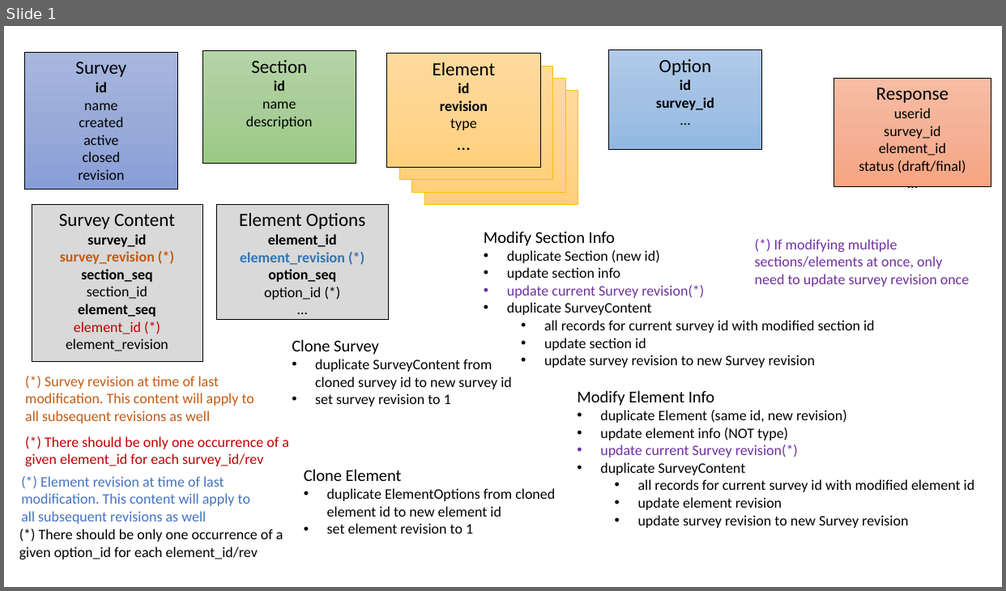
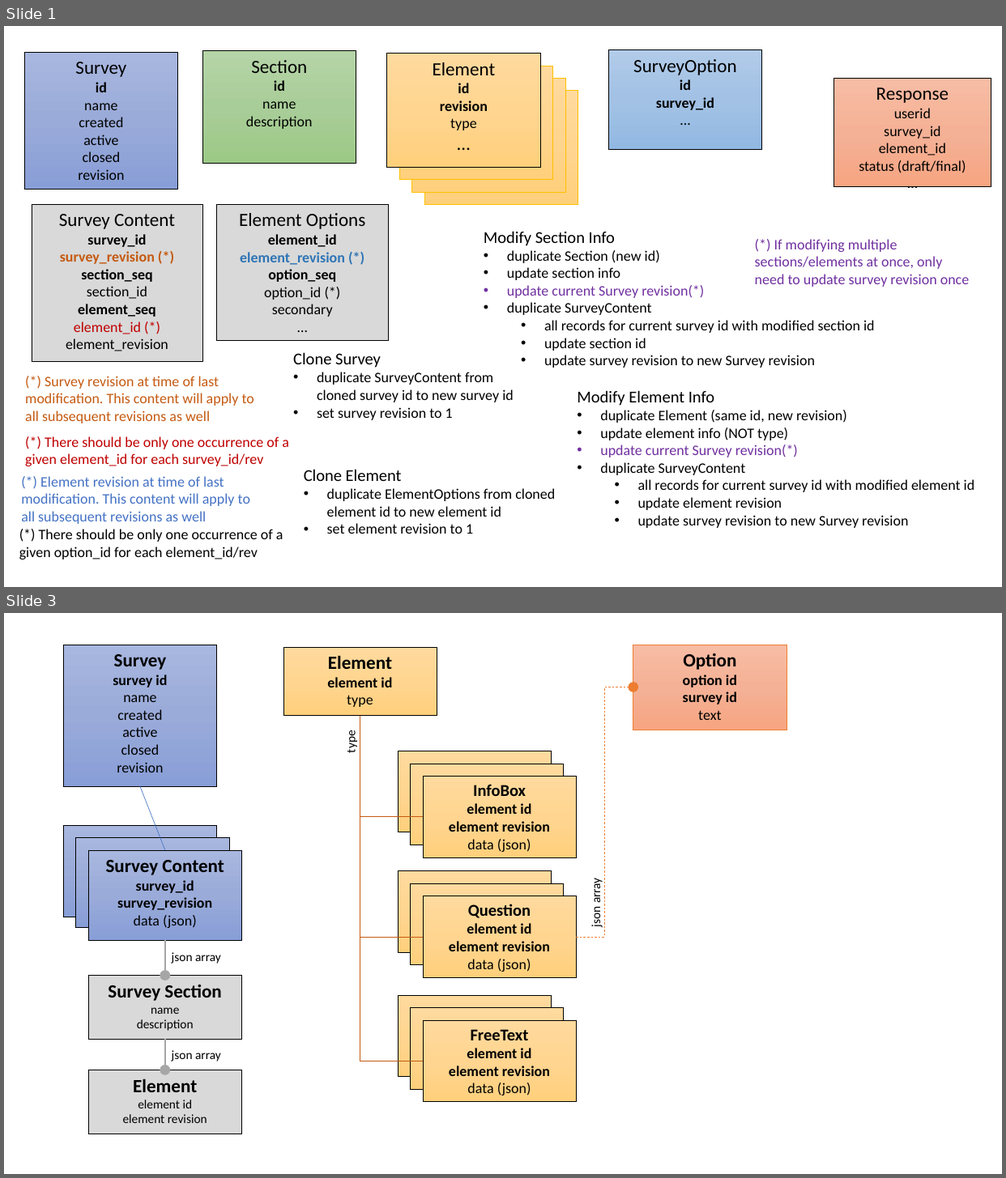
Before and after one commit to mikemayer67/tlc-ttsurvey, a slide deck: sql/SurveyTables.pptx. Shown one above the other, each under a label of ours: slide 1 before the commit, slides 1 and 3 after it; the slides between them are not shown. The pictures are 1006x591 and 1006x1178 pixels, drawn with LibreOffice and Linux fonts; fonts in the diff are those of the drawing. Boxes give left, top, right and bottom in pixels: in the first picture for what was removed or moved away, otherwise in the second. Text is boxed around its words. In the diff, an @@ line names an element or a change of style, - is before the commit and + after.

```diff
--- a/sql/SurveyTables.pptx
+++ b/sql/SurveyTables.pptx
@@ slide 3 added at <box>4,613,1002,1174</box>, background #FFFFFF @@
@@ rectangle added at <box>63,645,216,786</box>, fill gradient #A8B7DF to #9AABD9 to #889ED7, outline #000000 0.5 pt, 14 pt, text #000000 @@
+Survey
+survey id
+name
+created
+active
+closed
+revision
@@ rectangle added at <box>283,647,437,716</box>, fill gradient #FFDB9E to #FFD590 to #FFD07C, outline #000000 0.5 pt, 14 pt, text #000000, bold @@
+Element
+element id
+type
@@ rectangle added at <box>633,645,787,729</box>, fill gradient #F7BDA5 to #F5B196 to #F8A582, outline #ED7D31 0.5 pt, 14 pt, text #000000, bold @@
+Option
+option id
+survey id
+text
@@ elbow arrow added from (576, 937) to (633, 687), #ED7D31 0.5 pt dashed @@
@@ text added at <box>343,732,359,753</box>, 12 pt, text #000000 @@
+type
@@ elbow line added from (360, 716) to (423, 817), #C55A11 0.5 pt @@
@@ elbow line added from (360, 716) to (423, 937), #C55A11 0.5 pt @@
@@ elbow line added from (360, 716) to (423, 1062), #C55A11 0.5 pt @@
@@ rectangle added at <box>398,752,552,833</box>, fill gradient #FFDB9E to #FFD590 to #FFD07C, outline #000000 0.5 pt @@
@@ rectangle added at <box>411,764,564,845</box>, fill gradient #FFDB9E to #FFD590 to #FFD07C, outline #000000 0.5 pt @@
@@ rectangle added at <box>423,776,576,857</box>, fill gradient #FFDB9E to #FFD590 to #FFD07C, outline #000000 0.5 pt, 14 pt, text #000000, bold @@
+InfoBox
+element id
+element revision
+data (json)
@@ line added from (140, 786) to (165, 850), #4472C4 0.5 pt @@
@@ rectangle added at <box>63,825,216,918</box>, fill gradient #A8B7DF to #9AABD9 to #889ED7, outline #000000 0.5 pt @@
@@ rectangle added at <box>76,837,229,927</box>, fill gradient #A8B7DF to #9AABD9 to #889ED7, outline #000000 0.5 pt @@
@@ rectangle added at <box>88,850,242,940</box>, fill gradient #A8B7DF to #9AABD9 to #889ED7, outline #000000 0.5 pt, 14 pt, text #000000, bold @@
+Survey Content
+survey_id
+survey_revision
+data (json)
@@ rectangle added at <box>398,871,552,952</box>, fill gradient #FFDB9E to #FFD590 to #FFD07C, outline #000000 0.5 pt @@
@@ rectangle added at <box>411,884,564,965</box>, fill gradient #FFDB9E to #FFD590 to #FFD07C, outline #000000 0.5 pt @@
@@ rectangle added at <box>423,897,576,977</box>, fill gradient #FFDB9E to #FFD590 to #FFD07C, outline #000000 0.5 pt, 14 pt, text #000000, bold @@
+Question
+element id
+element revision
+data (json)
@@ text added at <box>588,880,603,927</box>, 12 pt, text #000000 @@
+json array
@@ arrow added from (165, 940) to (165, 975), #A6A6A6 2 pt @@
@@ text added at <box>172,952,221,964</box>, 12 pt, text #000000 @@
+json array
@@ rectangle added at <box>88,975,242,1039</box>, fill #D9D9D9, outline #000000 0.5 pt, 12 pt, text #000000 @@
+Survey Section
+name
+description
@@ rectangle added at <box>398,995,552,1076</box>, fill gradient #FFDB9E to #FFD590 to #FFD07C, outline #000000 0.5 pt @@
@@ rectangle added at <box>411,1008,564,1089</box>, fill gradient #FFDB9E to #FFD590 to #FFD07C, outline #000000 0.5 pt @@
@@ rectangle added at <box>423,1021,576,1102</box>, fill gradient #FFDB9E to #FFD590 to #FFD07C, outline #000000 0.5 pt, 14 pt, text #000000, bold @@
+FreeText
+element id
+element revision
+data (json)
@@ arrow added from (165, 1039) to (165, 1071), #A6A6A6 2 pt @@
@@ rectangle added at <box>88,1071,242,1134</box>, fill #D9D9D9, outline #000000 0.5 pt, 12 pt, text #000000 @@
+Element
+element id
+element revision
@@ text added at <box>172,1050,221,1062</box>, 12 pt, text #000000 @@
+json array
@@ slide 1 changed as well @@
@@ text in rectangle at <box>633,59,736,75</box>: text changed @@
-Option
+SurveyOption
@@ rectangle "Element Options": place and size @@
-rectangle "Element Options" at <box>216,204,388,318</box>
+rectangle "Element Options" at <box>216,204,388,340</box>
@@ text in rectangle at <box>272,304,333,317</box>: paragraph added @@
+secondary
@@ text "Clone Survey": place and size @@
-text "Clone Survey" at <box>292,339,512,407</box>
+text "Clone Survey" at <box>293,352,513,420</box>
```
Also in this commit, not shown: 1 other slide added, 11 other files.
